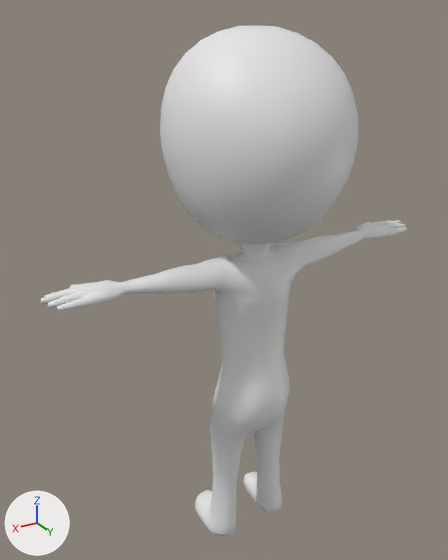
A saved change to the FBX model Assets/Graphics/Models/stickman.fbx.
One viewpoint serves both versions: a 50 mm lens placed at (1.99, 2.94, 3.37), pointed at (0.11, -0.19, 1.81). Arrows for +X, +Y and +Z are at lower left; the lights stay in place. Shape keys are drawn at the values saved in each file.
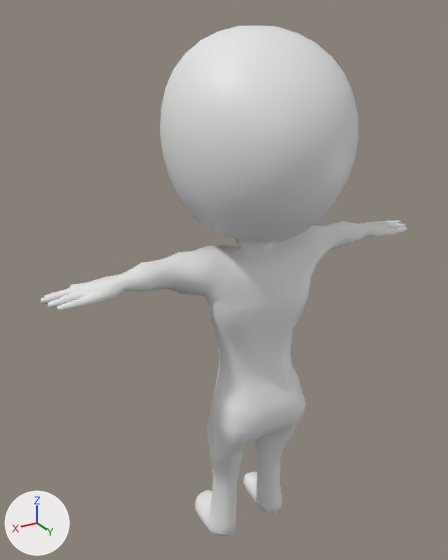
Where the change shows, as pixel boxes [x1, y1, x2, y2] in the pictures (448 x 560 px):
'mesh', reshaped
    both: [40, 26, 407, 536]

What changed in the scene script:
```text
Change key_0_slim:
    where key_0_slim = bpy.data.objects['mesh'].data.shape_keys.key_blocks['Slim']
    key_0_slim.value: 0.0 -> 1.0
```
